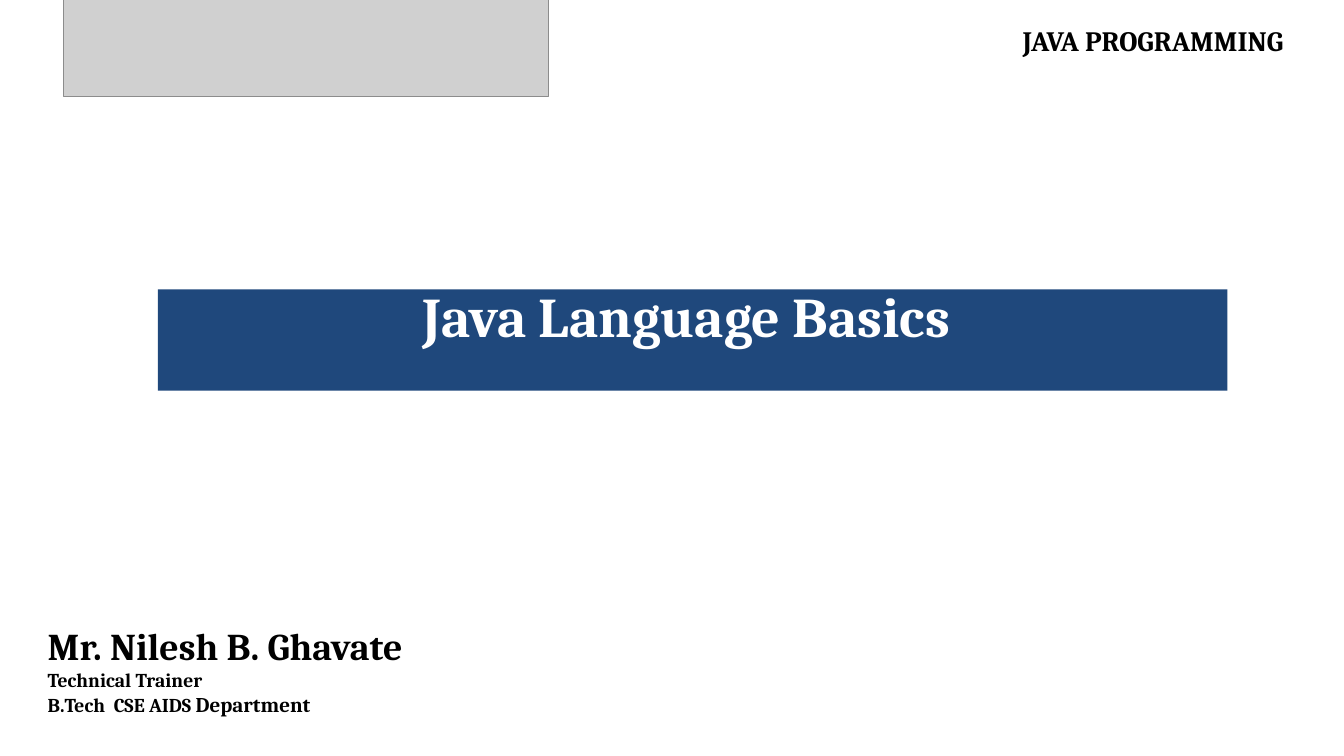
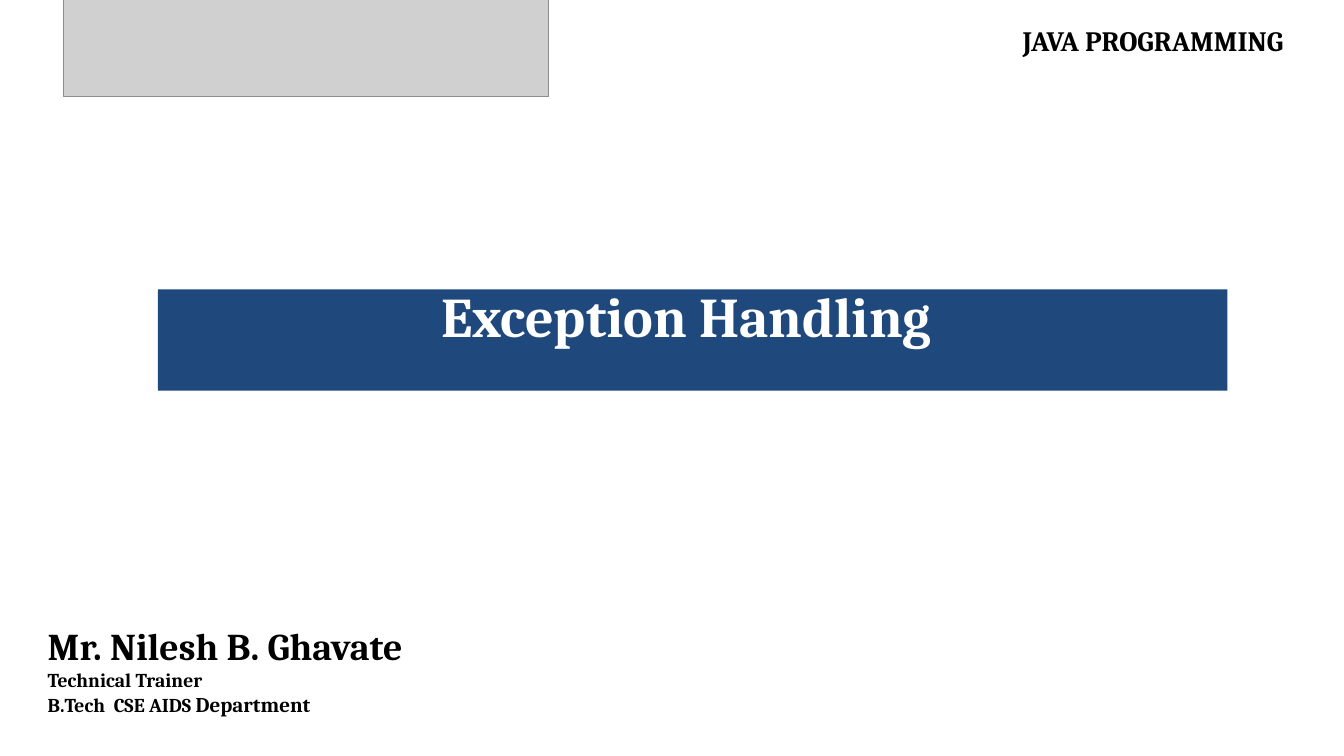
Before and after one commit to ghavate-n11/04JAVA-PROGRAMMING-, a slide deck: slide 1 of NOTES/Unit 5 Exception Handling.pptx. Drawn at 1344x756 pixels with LibreOffice and Linux fonts; fonts in the diff are those of the drawing; grey boxes stand for pictures. Boxes give left, top, right and bottom in pixels: in the first picture for what was removed or moved away, otherwise in the second. Text is boxed around its words. In the diff, an @@ line names an element or a change of style, - is before the commit and + after.

```diff
--- a/NOTES/Unit 5 Exception Handling.pptx
+++ b/NOTES/Unit 5 Exception Handling.pptx
@@ text in freeform shape at box(441, 286, 931, 350): text changed @@
-Java Language Basics
+Exception Handling
```
Also in this commit, not shown: 3 other slides changed.
